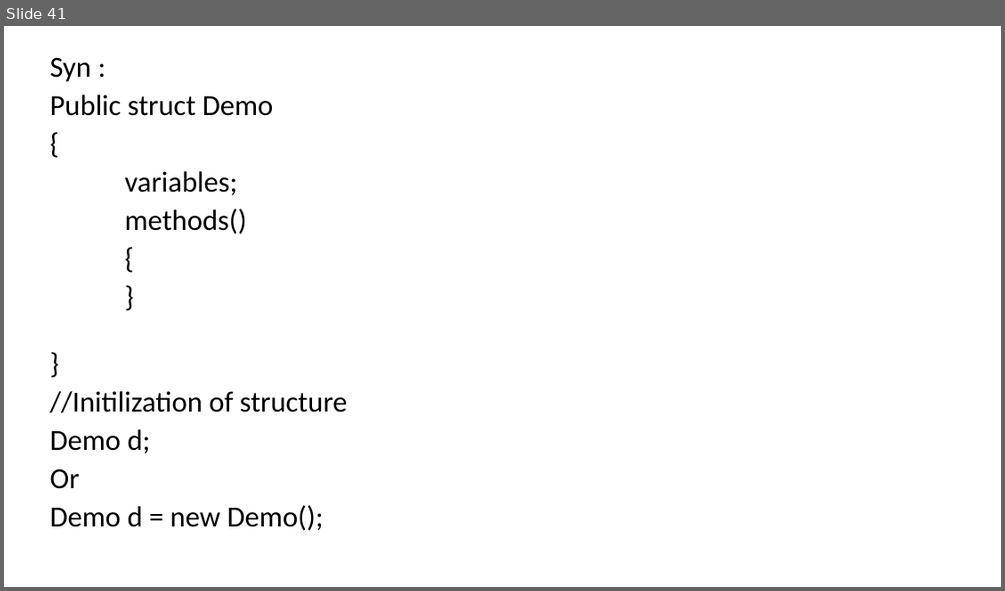
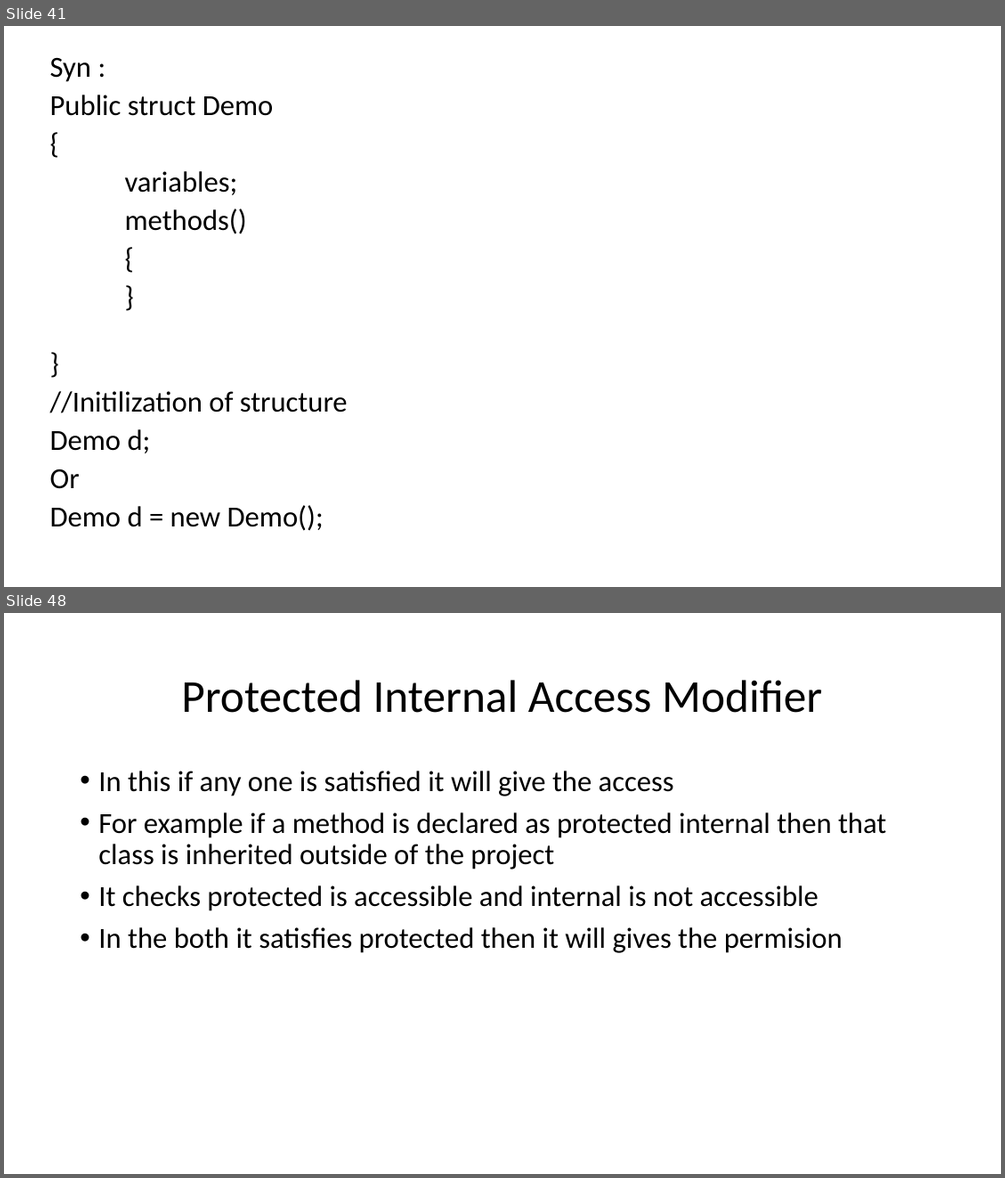
Before and after one commit to MadhuSudhan-Gangumolu/ppt, a slide deck: c#.pptx. Shown one above the other, each under a label of ours: slide 41 before the commit, slides 41 and 48 after it; the slides between them are not shown. The pictures are 1005x591 and 1005x1178 pixels, drawn with LibreOffice and Linux fonts; fonts in the diff are those of the drawing. Boxes give left, top, right and bottom in pixels: in the first picture for what was removed or moved away, otherwise in the second. Text is boxed around its words. In the diff, an @@ line names an element or a change of style, - is before the commit and + after.

```diff
--- a/c#.pptx
+++ b/c#.pptx
@@ slide 48 added at bbox=[4, 613, 1001, 1174], background #FFFFFF @@
@@ title added at bbox=[181, 680, 822, 713], 44 pt, text #000000 @@
+Protected Internal Access Modifier
@@ text added at bbox=[98, 771, 886, 953], 28 pt, text #000000 @@
+• In this if any one is satisfied it will give the access
+• For example if a method is declared as protected internal then that class is inherited outside of the project
+• It checks protected is accessible and internal is not accessible
+• In the both it satisfies protected then it will gives the permision
```
Also in this commit, not shown: 28 other slides added, 1 other file.
